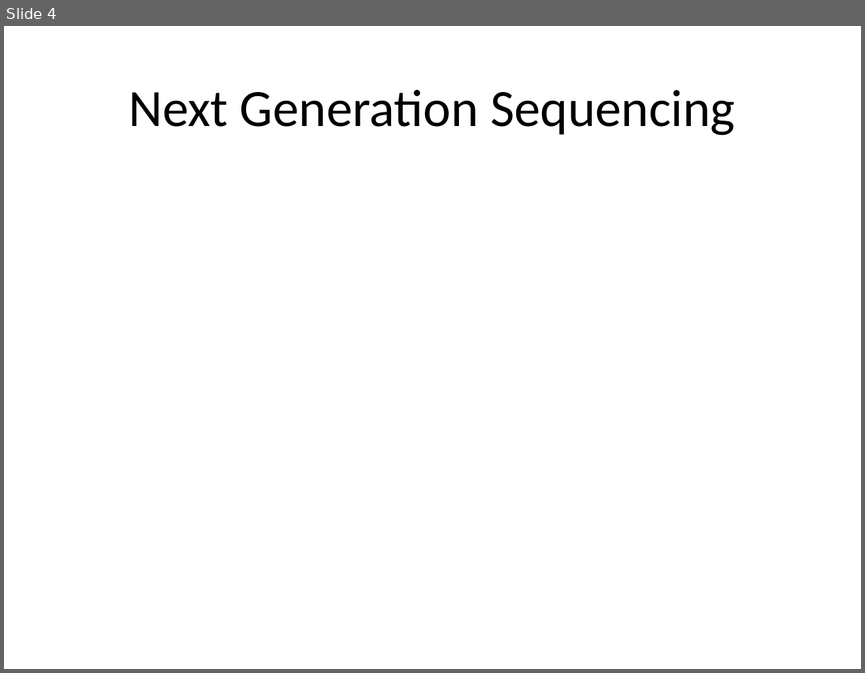
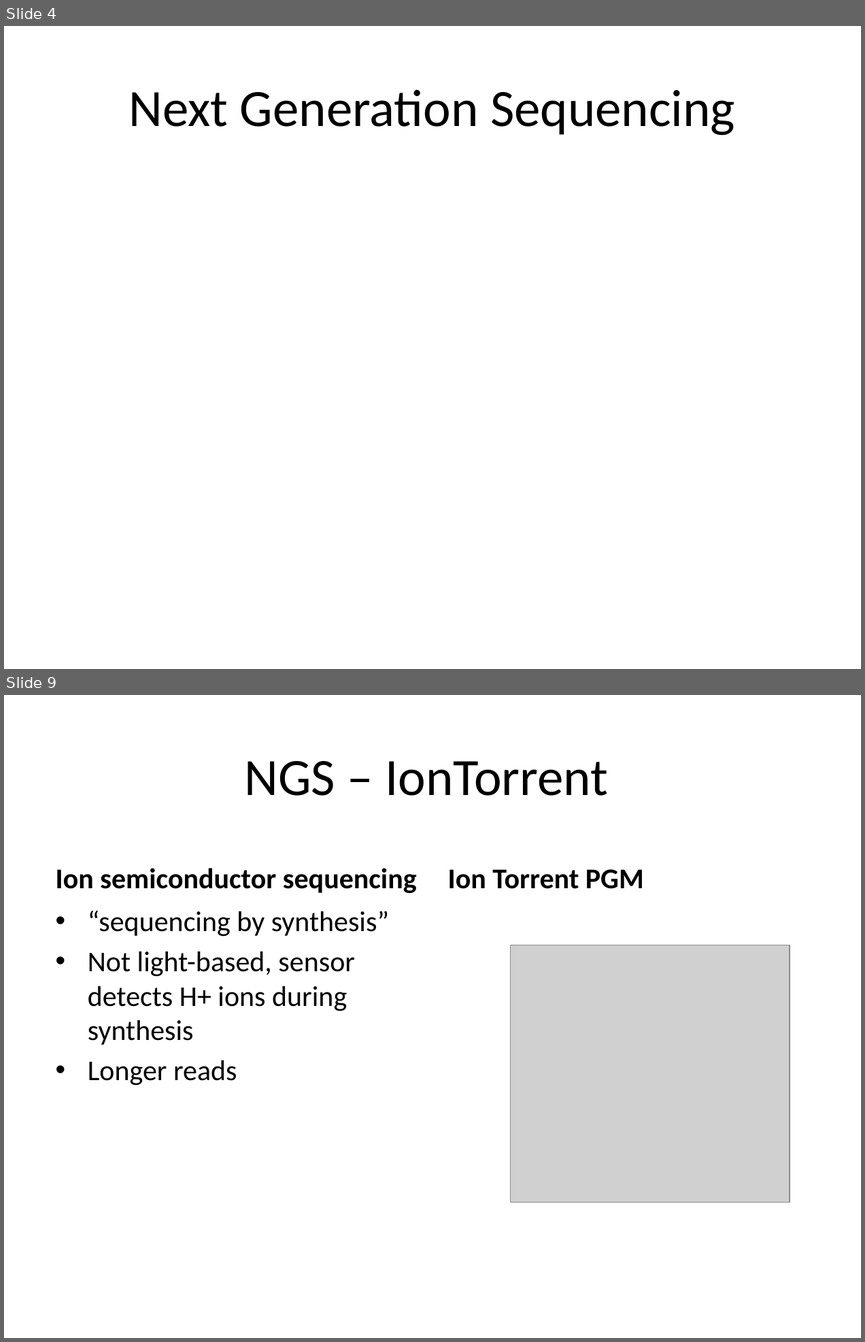
Before and after one commit to rvosa/ngs-workflows, a slide deck: doc/slides/day1/session1/NGSplatforms.pptx. Shown one above the other, each under a label of ours: slide 4 before the commit, slides 4 and 9 after it; the slides between them are not shown. The pictures are 865x673 and 865x1342 pixels, drawn with LibreOffice and Linux fonts; fonts in the diff are those of the drawing; grey boxes stand for pictures. Boxes give left, top, right and bottom in pixels: in the first picture for what was removed or moved away, otherwise in the second. Text is boxed around its words. In the diff, an @@ line names an element or a change of style, - is before the commit and + after.

```diff
--- a/doc/slides/day1/session1/NGSplatforms.pptx
+++ b/doc/slides/day1/session1/NGSplatforms.pptx
@@ slide 9 added at box(4, 695, 861, 1338), background #FFFFFF @@
@@ title added at box(244, 761, 608, 796), 44 pt, text #000000 @@
+NGS – IonTorrent
@@ text added at box(56, 868, 417, 893), 24 pt, text #000000, bold @@
+Ion semiconductor sequencing
@@ text added at box(448, 869, 644, 889), 24 pt, text #000000, bold @@
+Ion Torrent PGM
@@ text added at box(88, 911, 389, 1085), 24 pt, text #000000 @@
+• “sequencing by synthesis”
+• Not light-based, sensor detects H+ ions during synthesis
+• Longer reads
@@ picture added at box(511, 945, 789, 1202) @@
```
Also in this commit, not shown: 7 slides changed, 6 other slides added, 2 slides removed.
